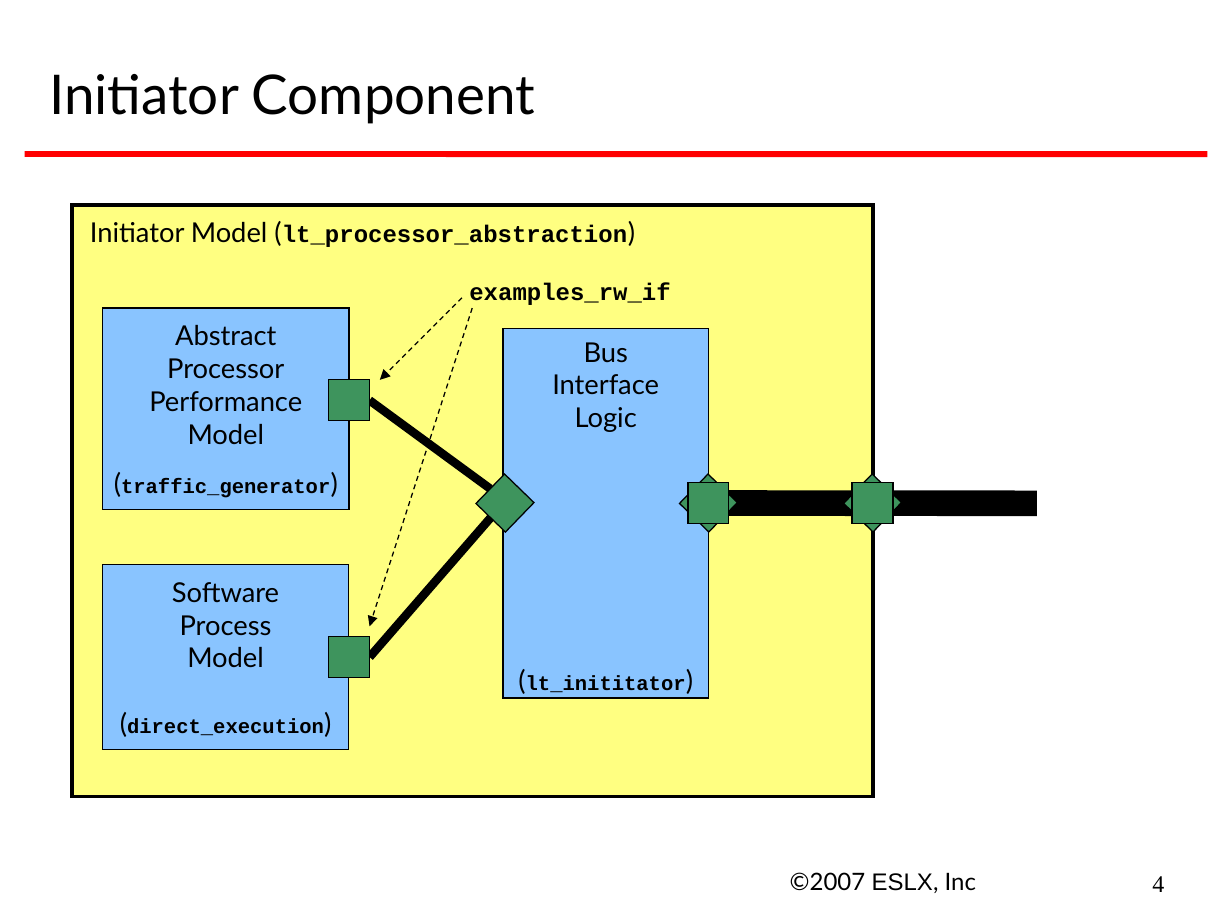
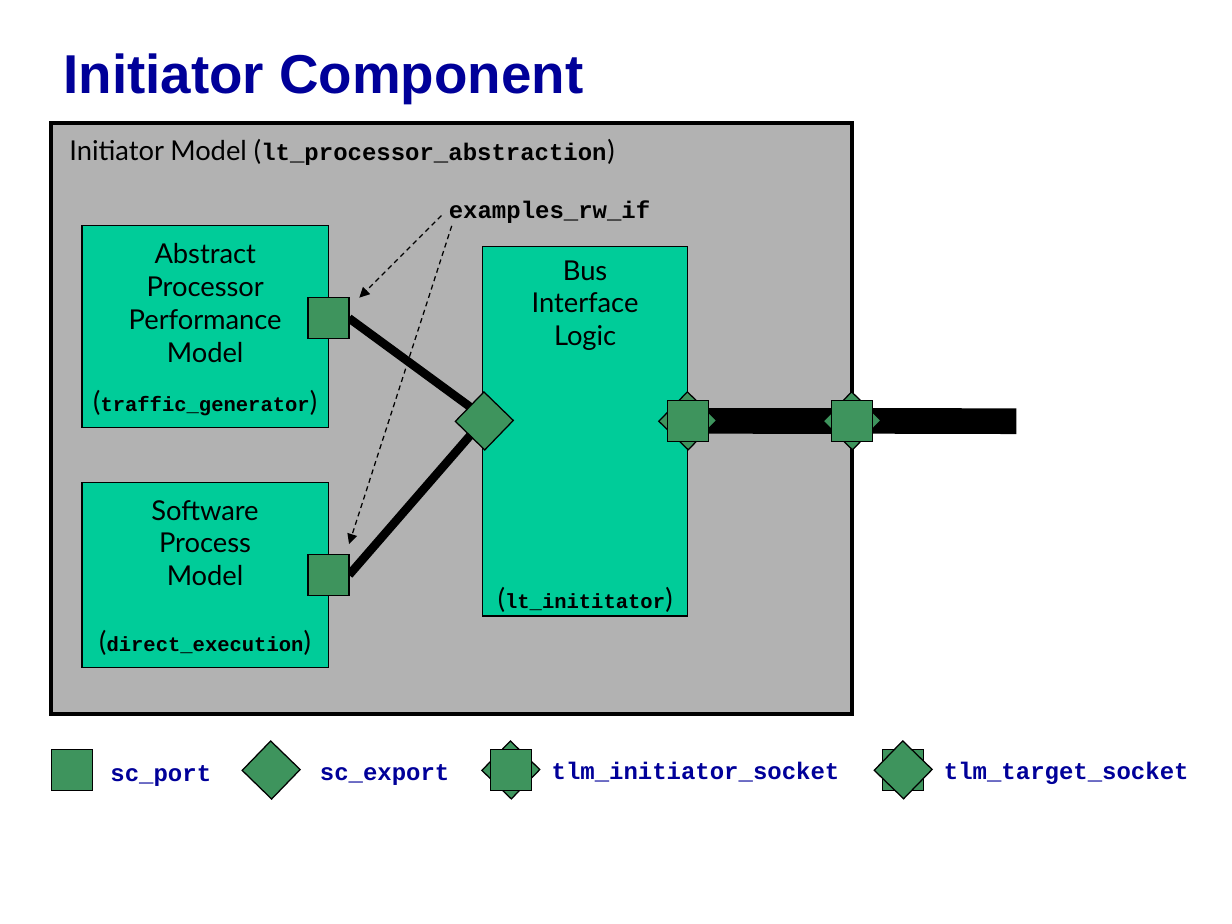
Before and after one commit to accellera-official/systemc, a slide deck: slide 7 of examples/tlm/lt_min_system/docs/lt_min_system_example.ppt (slide 4 before the commit). Drawn at 1232x924 pixels with LibreOffice and Linux fonts; fonts in the diff are those of the drawing; background and template pictures are left out. Boxes give left, top, right and bottom in pixels: in the first picture for what was removed or moved away, otherwise in the second. Text is boxed around its words. In the diff, an @@ line names an element or a change of style, - is before the commit and + after.

Commit message:
- updated lt_min_system example PowerPoint

```diff
--- a/examples/tlm/lt_min_system/docs/lt_min_system_example.ppt
+++ b/examples/tlm/lt_min_system/docs/lt_min_system_example.ppt
@@ title "Initiator Component": place and size @@
-title "Initiator Component" at [49,74,535,124]
+title "Initiator Component" at [63,53,583,103]
@@ title "Initiator Component" at [63,53,583,103]: font Lato to Arial, text colour #000000 to #000099, bold on; line spacing 1 to 0.85 @@
@@ 9 rectangles, 2 texts, 1 arrow: place and size @@
-9 rectangles, 2 texts, 1 arrow at [71,206,902,797]
+9 rectangles, 2 texts, 1 arrow at [52,123,881,715]
@@ rectangle at [52,123,853,715]: fill #FFFF81 to #B2B2B2 @@
@@ line removed from (25, 154) to (1207, 154) @@
@@ fill #89C4FF to #00CC99 in 3 elements at [81,483,328,668], [483,246,689,616], [83,225,329,428] @@
@@ 4 lines, 2 rectangles, 1 arrow: place and size @@
-4 lines, 2 rectangles, 1 arrow at [102,298,1037,749]
+4 lines, 2 rectangles, 1 arrow at [81,216,1016,668]
@@ group added at [52,741,1189,798]: 6 rectangles, 4 texts @@
+tlm_initiator_socket
+sc_export
+sc_port
+tlm_target_socket
@@ text removed at [790,872,976,893] @@
-©2007 ESLX, Inc
@@ page number removed at [1152,876,1164,892] @@
-4
```
Also in this commit, not shown: 4 other slides changed, 12 slides added, 1 slide removed.
